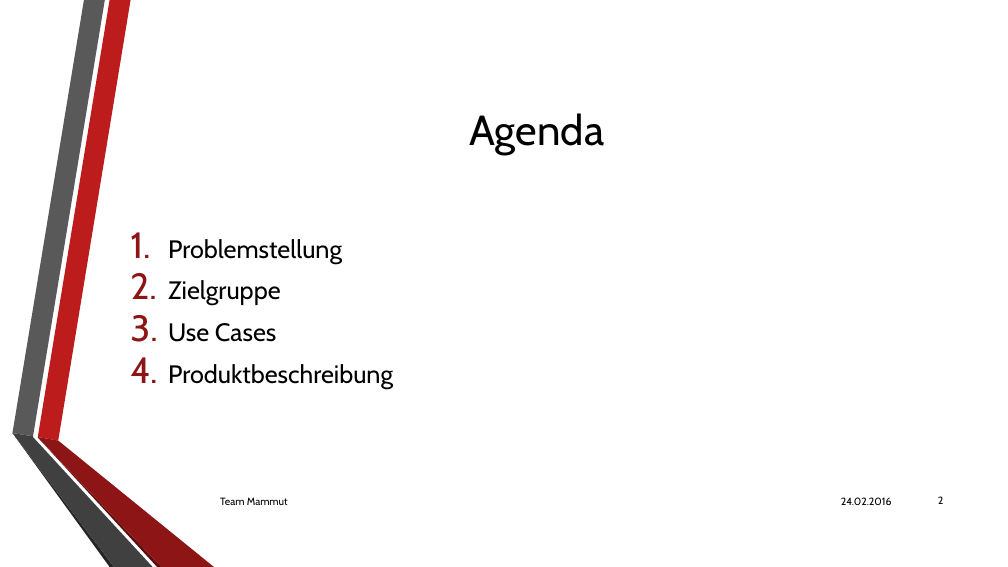
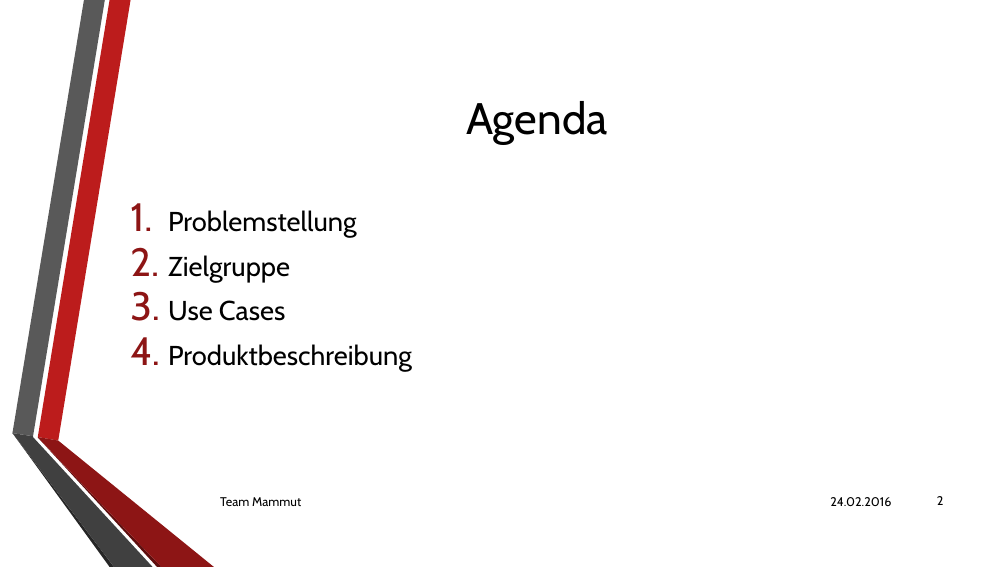
Before and after one commit to Pfeifenjoy/norbert, a slide deck: slide 2 of praesentationens/projektvorstellung/projektvorstellung.pptx. Drawn at 1008x567 pixels with LibreOffice and Linux fonts; fonts in the diff are those of the drawing; background and template pictures are left out. Boxes give left, top, right and bottom in pixels: in the first picture for what was removed or moved away, otherwise in the second. Text is boxed around its words. In the diff, an @@ line names an element or a change of style, - is before the commit and + after.

Commit message:
changed some word and font size @praesentatio

```diff
--- a/praesentationens/projektvorstellung/projektvorstellung.pptx
+++ b/praesentationens/projektvorstellung/projektvorstellung.pptx
@@ title "Agenda" at [466, 101, 608, 145]: size 40 to 42 pt @@
@@ text "Problemstellung": place and size @@
-text "Problemstellung" at [168, 239, 393, 389]
+text "Problemstellung" at [168, 210, 412, 371]
@@ text "Problemstellung" at [168, 210, 412, 371]: size 24 to 26 pt @@
@@ size 10 to 12 pt in 3 elements at [830, 497, 891, 506], [220, 497, 301, 506], [937, 496, 944, 505] @@
```
Also in this commit, not shown: 6 other slides changed.
